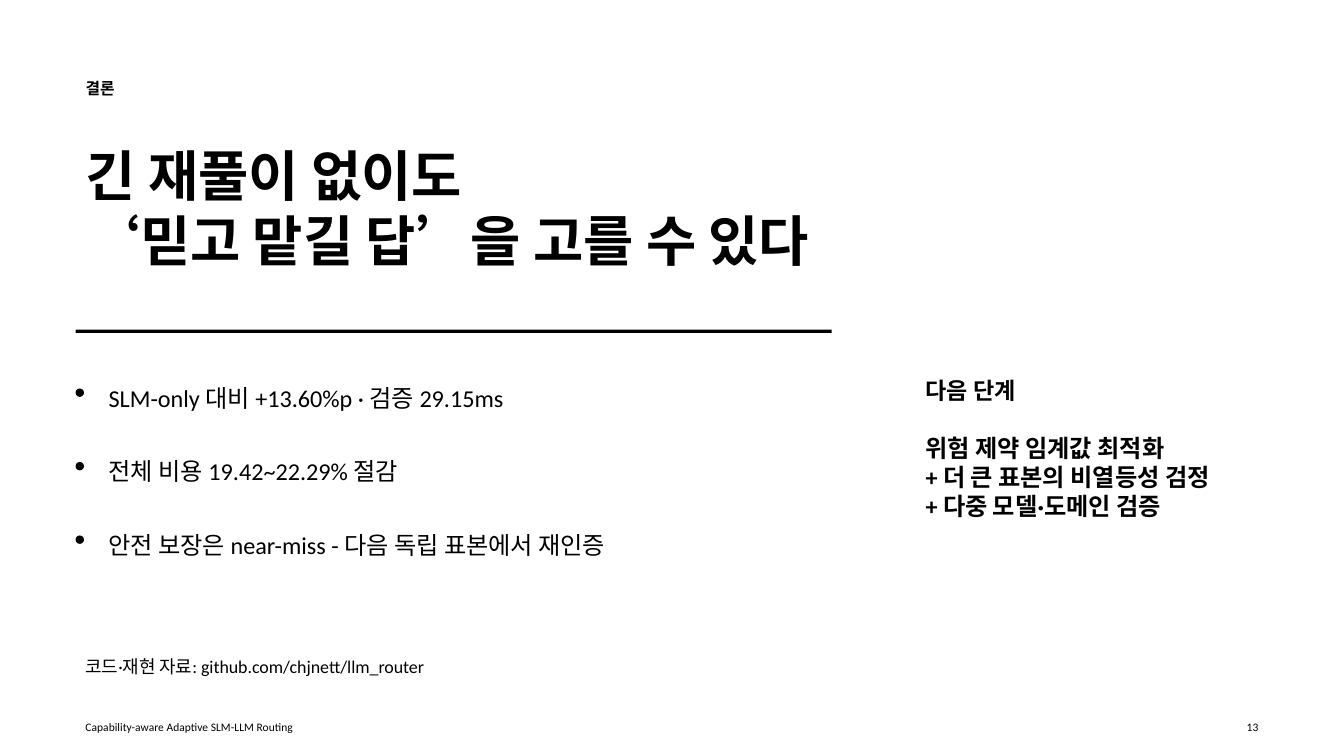
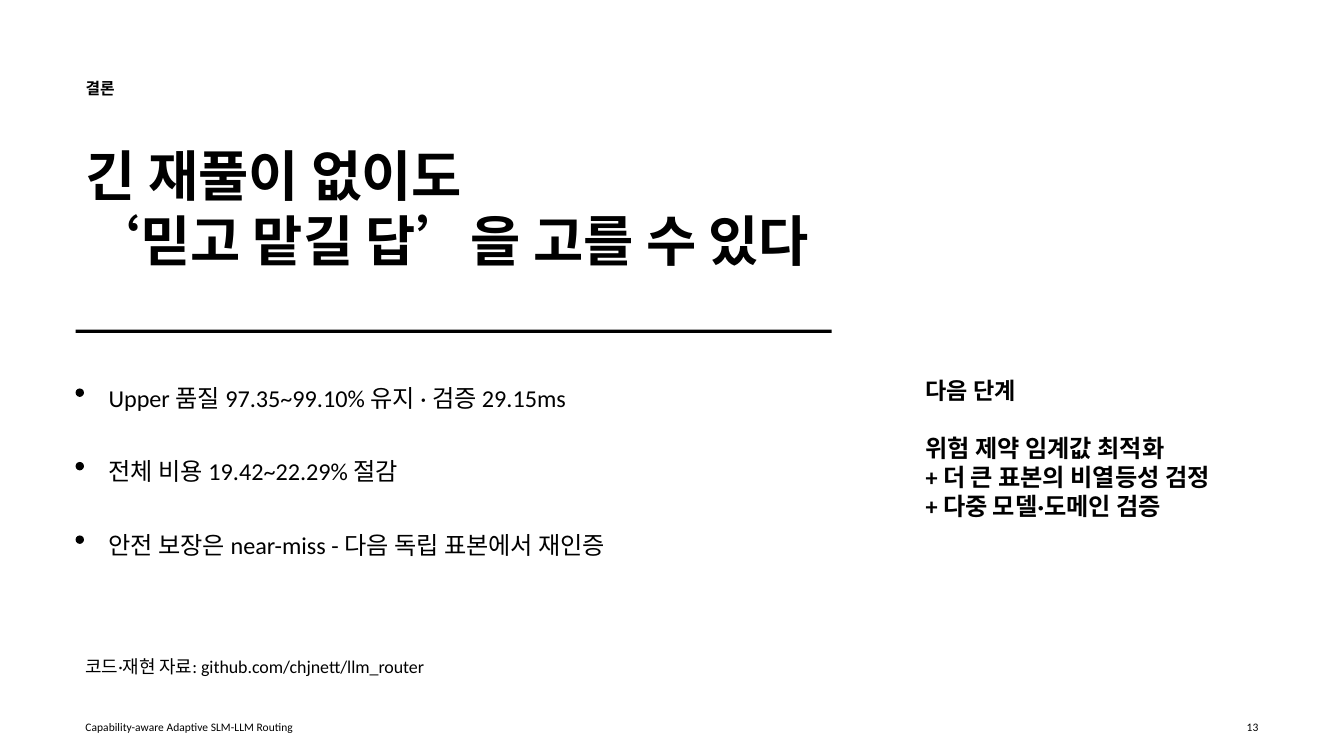
Before and after one commit to chjnett/llm_router, a slide deck: slide 13 of paper/presentation/KSC_PILOT_presentation.pptx. Drawn at 1344x756 pixels with LibreOffice and Linux fonts; fonts in the diff are those of the drawing. Boxes give left, top, right and bottom in pixels: in the first picture for what was removed or moved away, otherwise in the second. Text is boxed around its words. In the diff, an @@ line names an element or a change of style, - is before the commit and + after.

```diff
--- a/paper/presentation/KSC_PILOT_presentation.pptx
+++ b/paper/presentation/KSC_PILOT_presentation.pptx
@@ text at box(109, 387, 566, 411): text changed @@
-SLM-only 대비 +13.60%p · 검증 29.15ms
+Upper 품질 97.35~99.10% 유지 · 검증 29.15ms
```
Also in this commit, not shown: 2 other slides changed, 1 other file.
